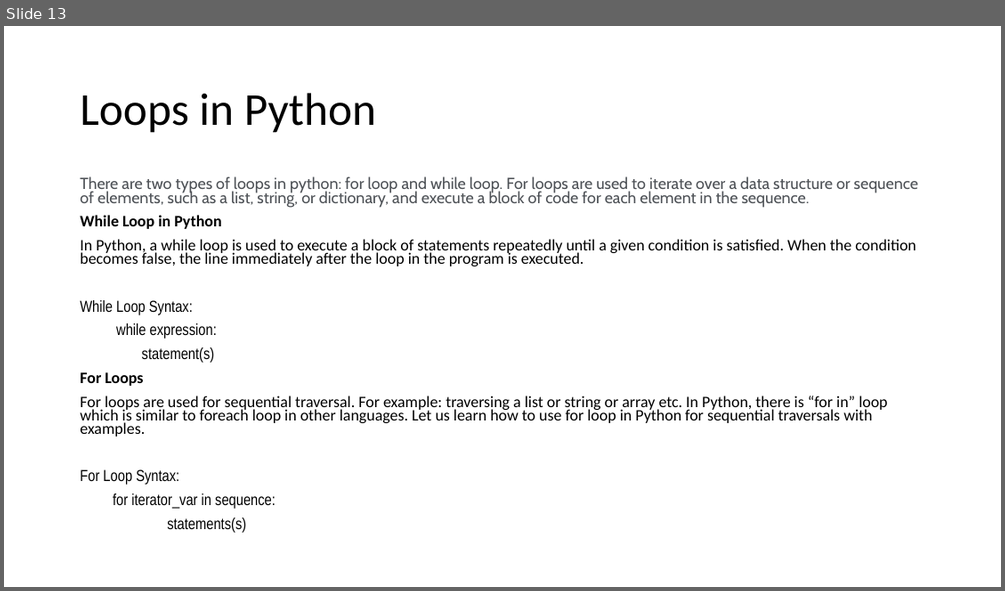
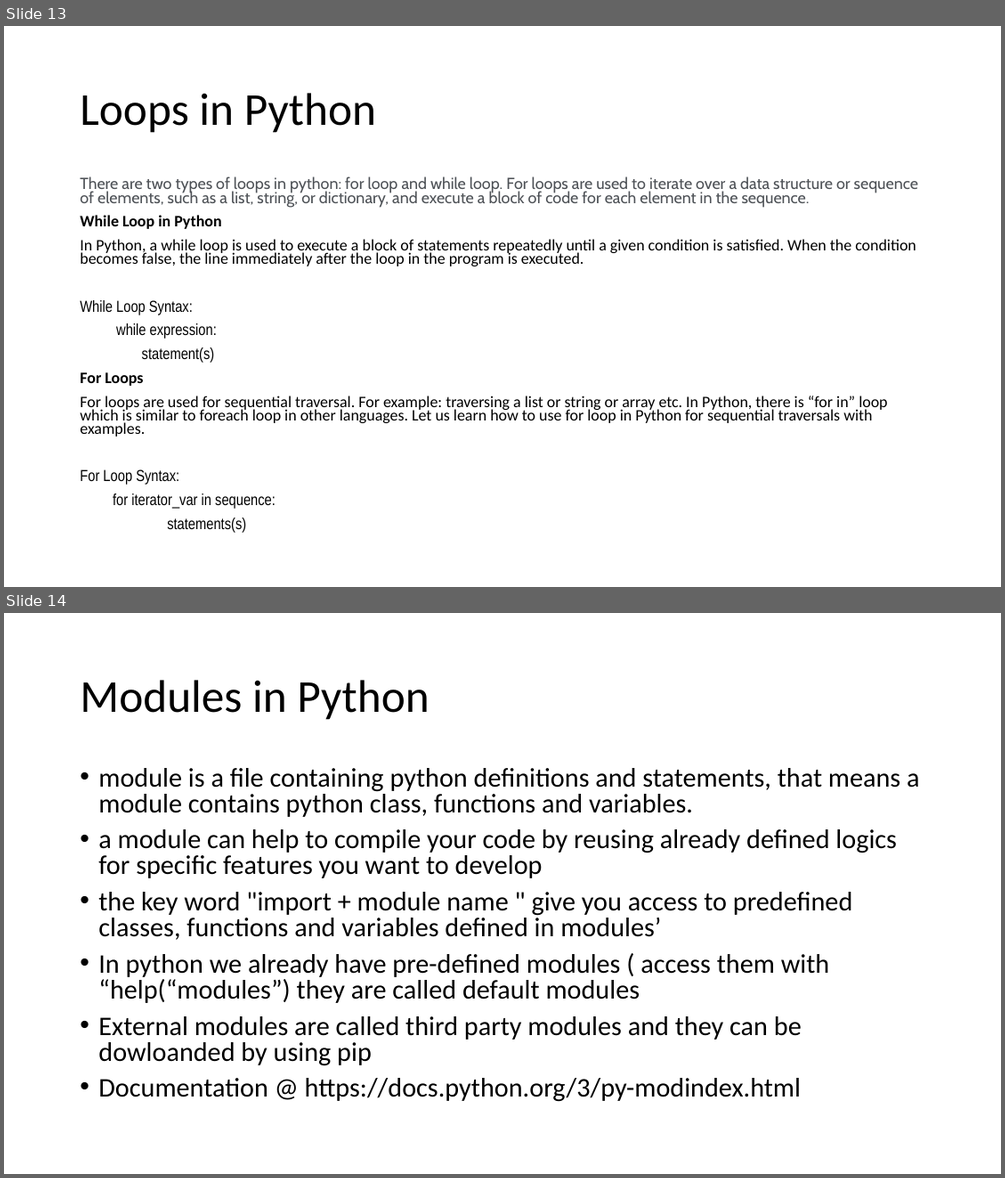
Before and after one commit to mmoro75/TrainingPython, a slide deck: Python_Training_XXXXXX_V1.pptx. Shown one above the other, each under a label of ours: slide 13 before the commit, slides 13 and 14 after it. The pictures are 1005x591 and 1005x1178 pixels, drawn with LibreOffice and Linux fonts; fonts in the diff are those of the drawing. Boxes give left, top, right and bottom in pixels: in the first picture for what was removed or moved away, otherwise in the second. Text is boxed around its words. In the diff, an @@ line names an element or a change of style, - is before the commit and + after.

Commit message:
weekly action points week 3 update and modules section added on ppt

```diff
--- a/Python_Training_XXXXXX_V1.pptx
+++ b/Python_Training_XXXXXX_V1.pptx
@@ slide 14 added at (4,613,1001,1174), background #FFFFFF @@
@@ title added at (80,680,429,720), 44 pt, text #000000 @@
+Modules in Python
@@ text added at (98,768,919,1102), 25.9 pt, text #000000 @@
+• module is a file containing python definitions and statements, that means a module contains python class, functions and variables.
+• a module can help to compile your code by reusing already defined logics for specific features you want to develop
+• the key word "import + module name " give you access to predefined classes, functions and variables defined in modules’
+• In python we already have pre-defined modules ( access them with “help(“modules”) they are called default modules
+• External modules are called third party modules and they can be dowloanded by using pip
+• Documentation @ https://docs.python.org/3/py-modindex.html
```
Also in this commit, not shown: 1 other slide added, 1 other file.
